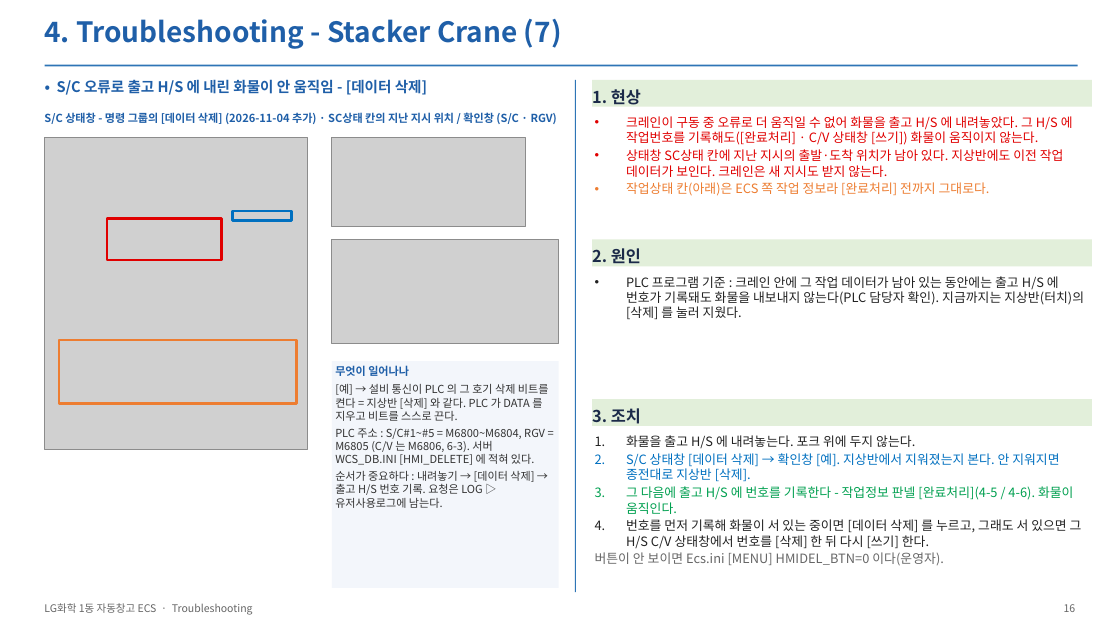
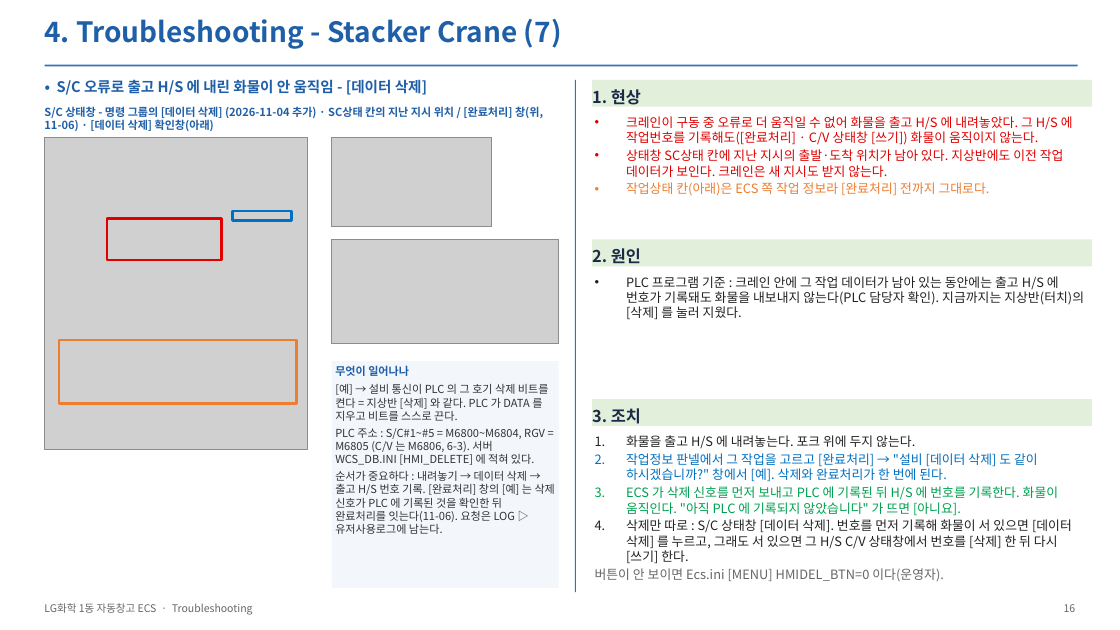
Before and after one commit to yeorijby-coder/LGLS_ALL, a slide deck: slide 16 of docs/산출물_20261110/05_ECS_Troubleshooting_1105.pptx. Drawn at 1120x630 pixels with LibreOffice and Linux fonts; fonts in the diff are those of the drawing; grey boxes stand for pictures. Boxes give left, top, right and bottom in pixels: in the first picture for what was removed or moved away, otherwise in the second. Text is boxed around its words. In the diff, an @@ line names an element or a change of style, - is before the commit and + after.

```diff
--- a/docs/산출물_20261110/05_ECS_Troubleshooting_1105.pptx
+++ b/docs/산출물_20261110/05_ECS_Troubleshooting_1105.pptx
@@ text at [44,106,543,131]: text changed @@
-S/C 상태창 - 명령 그룹의 [데이터 삭제] (2026-11-04 추가) · SC상태 칸의 지난 지시 위치 / 확인창 (S/C · RGV)
+S/C 상태창 - 명령 그룹의 [데이터 삭제] (2026-11-04 추가) · SC상태 칸의 지난 지시 위치 / [완료처리] 창(위, 11-06) · [데이터 삭제] 확인창(아래)
@@ picture: place and size @@
-picture at [332,138,525,227]
+picture at [332,138,492,227]
@@ text in rectangle at [335,471,555,534]: text changed @@
-순서가 중요하다 : 내려놓기 → [데이터 삭제] → 출고 H/S 번호 기록. 요청은 LOG ▷ 유저사용로그에 남는다.
+순서가 중요하다 : 내려놓기 → 데이터 삭제 → 출고 H/S 번호 기록. [완료처리] 창의 [예] 는 삭제 신호가 PLC 에 기록된 것을 확인한 뒤 완료처리를 잇는다(11-06). 요청은 LOG ▷ 유저사용로그에 남는다.
@@ text at [626,453,1072,563]: text changed @@
-2. S/C 상태창 [데이터 삭제] → 확인창 [예]. 지상반에서 지워졌는지 본다. 안 지워지면 종전대로 지상반 [삭제].
-3. 그 다음에 출고 H/S 에 번호를 기록한다 - 작업정보 판넬 [완료처리](4-5 / 4-6). 화물이 움직인다.
-4. 번호를 먼저 기록해 화물이 서 있는 중이면 [데이터 삭제] 를 누르고, 그래도 서 있으면 그 H/S C/V 상태창에서 번호를 [삭제] 한 뒤 다시 [쓰기] 한다.
+2. 작업정보 판넬에서 그 작업을 고르고 [완료처리] → "설비 [데이터 삭제] 도 같이 하시겠습니까?" 창에서 [예]. 삭제와 완료처리가 한 번에 된다.
+3. ECS 가 삭제 신호를 먼저 보내고 PLC 에 기록된 뒤 H/S 에 번호를 기록한다. 화물이 움직인다. "아직 PLC 에 기록되지 않았습니다" 가 뜨면 [아니요].
+4. 삭제만 따로 : S/C 상태창 [데이터 삭제]. 번호를 먼저 기록해 화물이 서 있으면 [데이터 삭제] 를 누르고, 그래도 서 있으면 그 H/S C/V 상태창에서 번호를 [삭제] 한 뒤 다시 [쓰기] 한다.
```
Also in this commit, not shown: 5 other slides changed, 19 other files.
